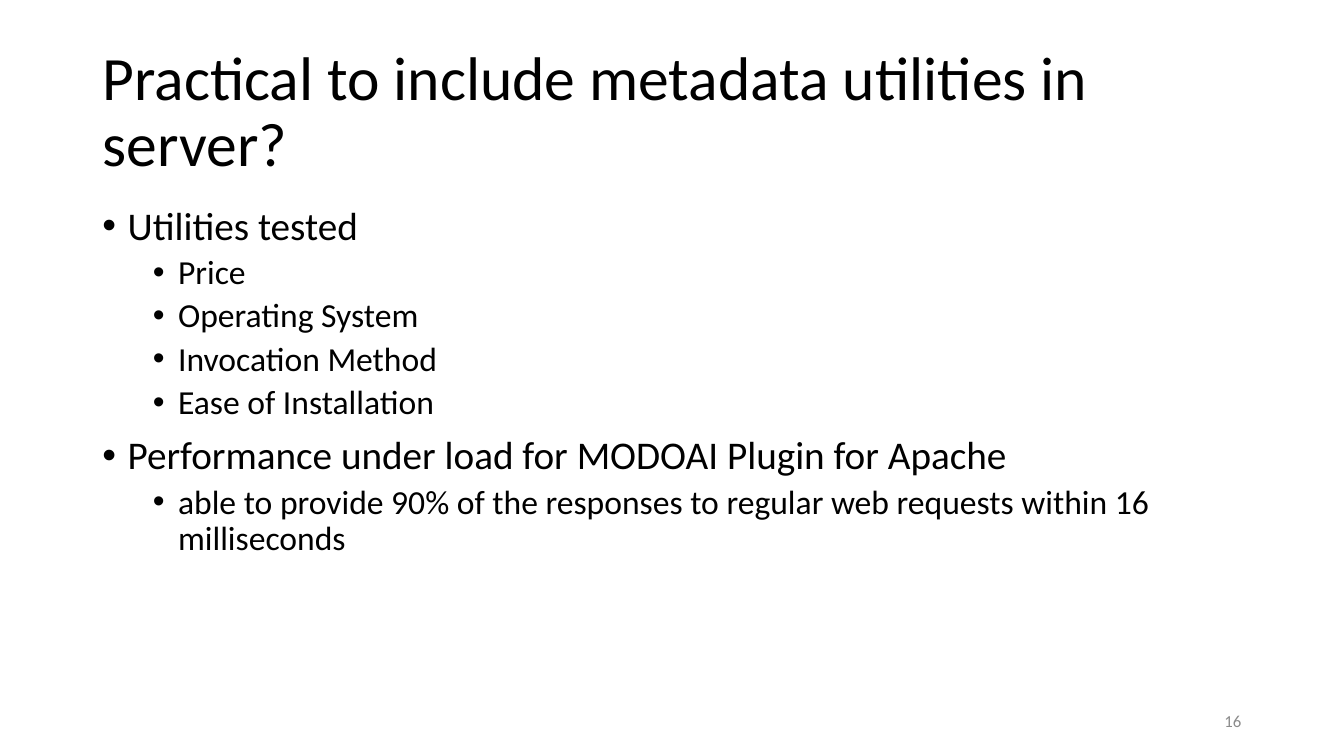
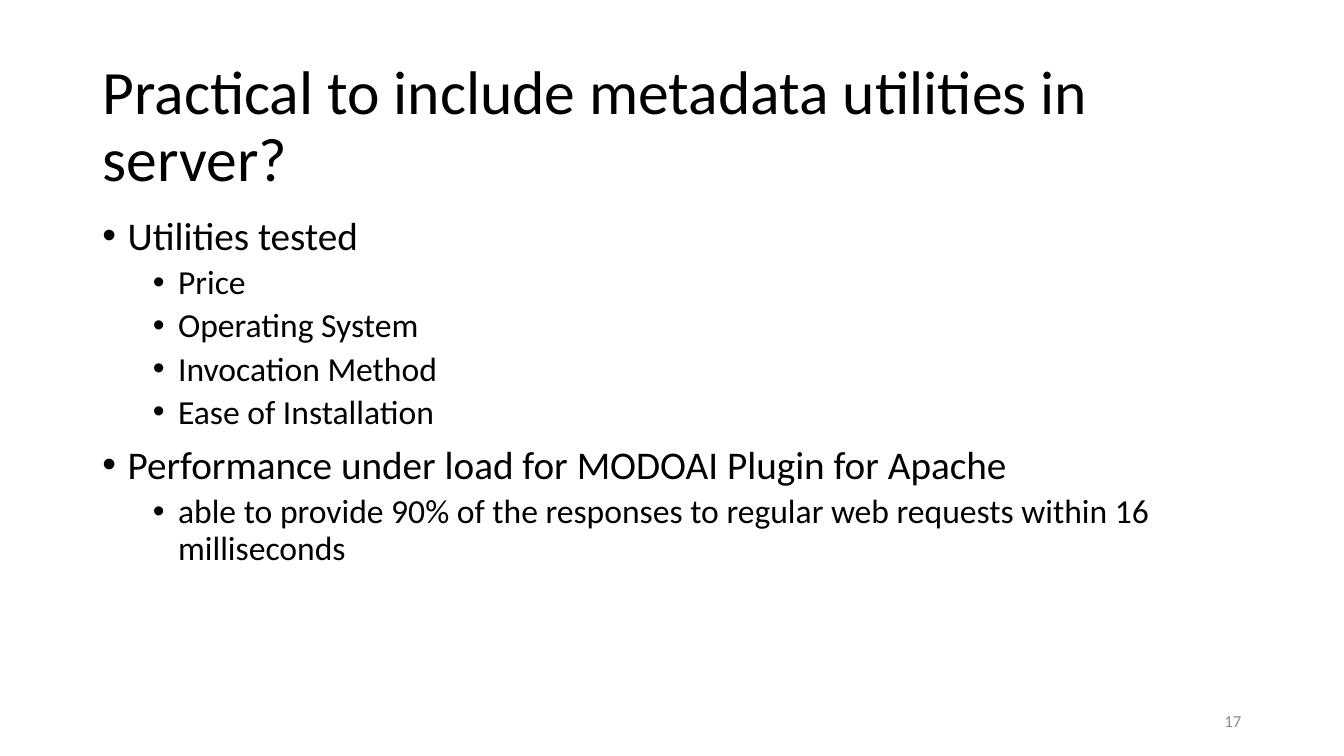
Before and after one commit to Miranda-C-Smith/cs891-f17, a slide deck: slide 17 of INTEGRATING PRESERVATION FUNCTIONS INTO THE WEB SERVER.pptx (slide 16 before the commit). Drawn at 1344x756 pixels with LibreOffice and Linux fonts; fonts in the diff are those of the drawing. Boxes give left, top, right and bottom in pixels: in the first picture for what was removed or moved away, otherwise in the second. Text is boxed around its words. In the diff, an @@ line names an element or a change of style, - is before the commit and + after.

```diff
--- a/INTEGRATING PRESERVATION FUNCTIONS INTO THE WEB SERVER.pptx
+++ b/INTEGRATING PRESERVATION FUNCTIONS INTO THE WEB SERVER.pptx
@@ title "Practical to include metadata utilities ...": place and size @@
-title "Practical to include metadata utilities ..." at (102, 57, 1087, 167)
+title "Practical to include metadata utilities ..." at (102, 71, 1087, 182)
@@ text "Utilities tested": place and size @@
-text "Utilities tested" at (128, 212, 1149, 551)
+text "Utilities tested" at (128, 222, 1149, 561)
@@ page number at (1224, 716, 1241, 727): text changed @@
-16
+17
```
Also in this commit, not shown: 10 other slides changed, 1 slide added.
